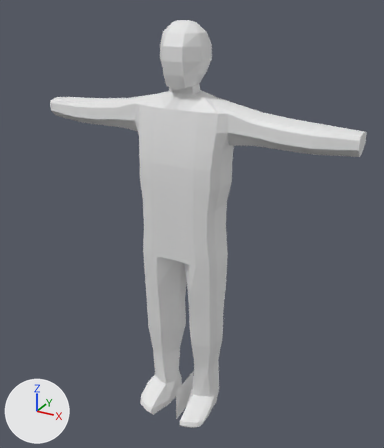
Renders of the Blender file Source Art/Characters/Cartel/CartelSoldier_Basic_1.blend from each side of a commit.
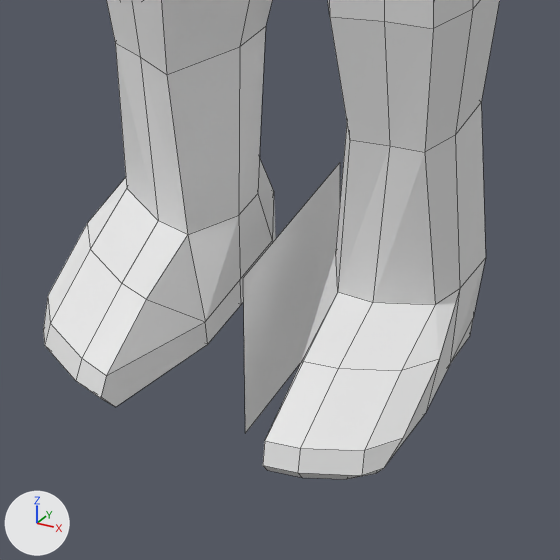
The first picture shows the older version from a camera (50 mm lens) standing at (12.2, -21.4, 21.8) and looking at (0.0, 0.9, 10.6). The close-ups show both versions on the part from 35% to 61% of the width and 76% to 99% of the height of that picture; other places that the commit changed are outside them. The lights are fixed; the arrows at lower left show +X, +Y and +Z. The close-ups show mesh edges as thin lines.

In view in the first close-up: 'Mirror', 'Plane'.
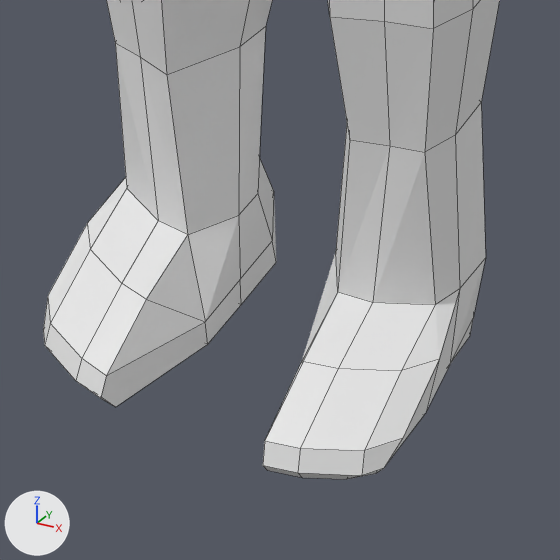
What differs and where, as boxes [x1, y1, x2, y2] in the close-ups (560 x 560 px):
'Mirror', deleted
    before: [243, 163, 340, 433]

Edits to the bpy script that builds the scene:
```text
Remove ob_mirror:
    ob_mirror = bpy.data.objects.new('Mirror', me_sphere)
    ob_mirror.location = (0.0, 0.0, 0.0)
```
